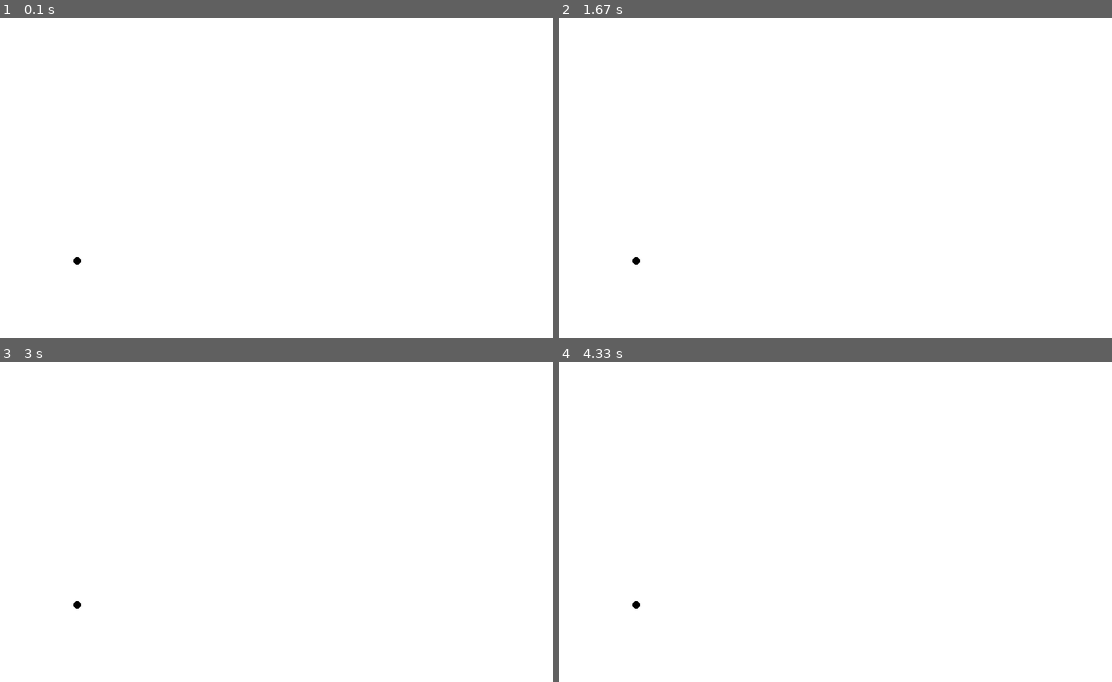
Above: before the commit, frames 1-4 (two rows, left to right).
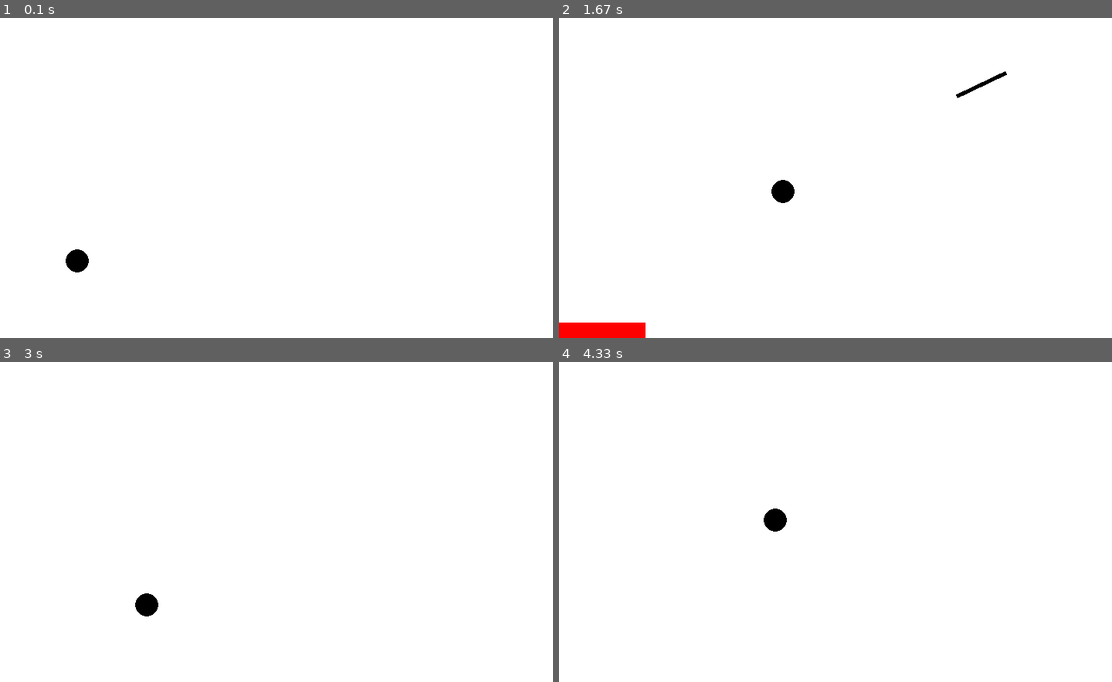
Above: after the commit, the same moments.

Repository: dionisiyKDO/PyGame-SpearLaunch
Game: pygame game, started from main.py
The game is run twice, just before and just after one commit, with the same random seed, the same clock (stepped at 60 frames per second) and the same inputs.
Inputs (mouse positions are in pixels of both pictures, inside the frame that each line leads up to):
- Up to frame 1 (0.1 s): no input
- Up to frame 2 (1.67 s): press the mouse at (1067, 94) at 0.37 s; move the mouse to (968, 114) at 0.47 s; release the mouse at (868, 136) at 0.6 s; hold D 0.67-1.13 s; hold W 1.17-1.47 s; hold D from 1.5 s (still down)
- Up to frame 3 (3 s): release D at 1.97 s; hold A 2-2.53 s; hold S 2.57-2.87 s; hold A from 2.9 s (still down)
- Up to frame 4 (4.33 s): release A at 3.3 s; hold W 3.33-3.7 s; hold D from 3.73 s (still down)

The runs differ from the first frame. In frame 1, 0.2% of the frame differs, in the area x 11-17%, y 72-80%; in frame 2, 1.1%, in the area x 0-82%, y 16-100%; in frame 3, 0.3%; in frame 4, 0.3%.

Commit message:
full movement control, fixed spear disappearance, removed gravity

Diff:
--- a/main.py
+++ b/main.py
@@ -15,6 +15,7 @@
 pygame.display.set_caption("Flying Spear")
 clock = pygame.time.Clock()
 font = pygame.font.Font(None, 36)
+
 
 class Spear:
     def __init__(self, x, y):
@@ -53,8 +54,7 @@
         if self.thrown:
             self.x += self.vx
             self.y += self.vy
-            # Gravity effect
-            self.vy += 0.5
+
 
     def draw(self, screen):
         spear_surface = pygame.Surface((self.length, SPEAR_WIDTH), pygame.SRCALPHA)
@@ -85,10 +85,14 @@
 
     # Keyboard controls for player character movement
     keys = pygame.key.get_pressed()
-    if keys[pygame.K_LEFT]:
+    if keys[pygame.K_a]:
         CHARACTER_POS[0] -= CHARACTER_SPEED
-    if keys[pygame.K_RIGHT]:
+    if keys[pygame.K_d]:
         CHARACTER_POS[0] += CHARACTER_SPEED
+    if keys[pygame.K_w]:
+        CHARACTER_POS[1] -= CHARACTER_SPEED
+    if keys[pygame.K_s]:
+        CHARACTER_POS[1] += CHARACTER_SPEED
 
     return spear, True
 
@@ -115,7 +119,7 @@
                 screen.blit(charge_text, (10, SCREEN_HEIGHT - 60))
             spear.update()
             spear.draw(screen)
-            if spear.thrown and (spear.y > SCREEN_HEIGHT or spear.x > SCREEN_WIDTH):
+            if spear.thrown and (spear.y > SCREEN_HEIGHT or spear.x > SCREEN_WIDTH or spear.y < 0 or spear.x < 0):
                 spear = None
                 charge_indicator_width = 0
 
--- a/settings.py
+++ b/settings.py
@@ -11,14 +11,14 @@
 # Main character properties
 CHARACTER_POS = [100, SCREEN_HEIGHT - 100]  # Changed to list for mutable position
 CHARACTER_COLOR = BLACK
-CHARACTER_RADIUS = 5
+CHARACTER_RADIUS = 15
 CHARACTER_SPEED = 5  # Movement speed of the character
 
 # Spear properties
 SPEAR_COLOR = BLACK
 SPEAR_WIDTH = 5
 SPEAR_HEIGHT = 50
-SPEAR_MAX_SPEED = 25
+SPEAR_MAX_SPEED = 50
 CHARGE_TIME = 1.5  # Charge time in seconds
 
 # Zoom properties
